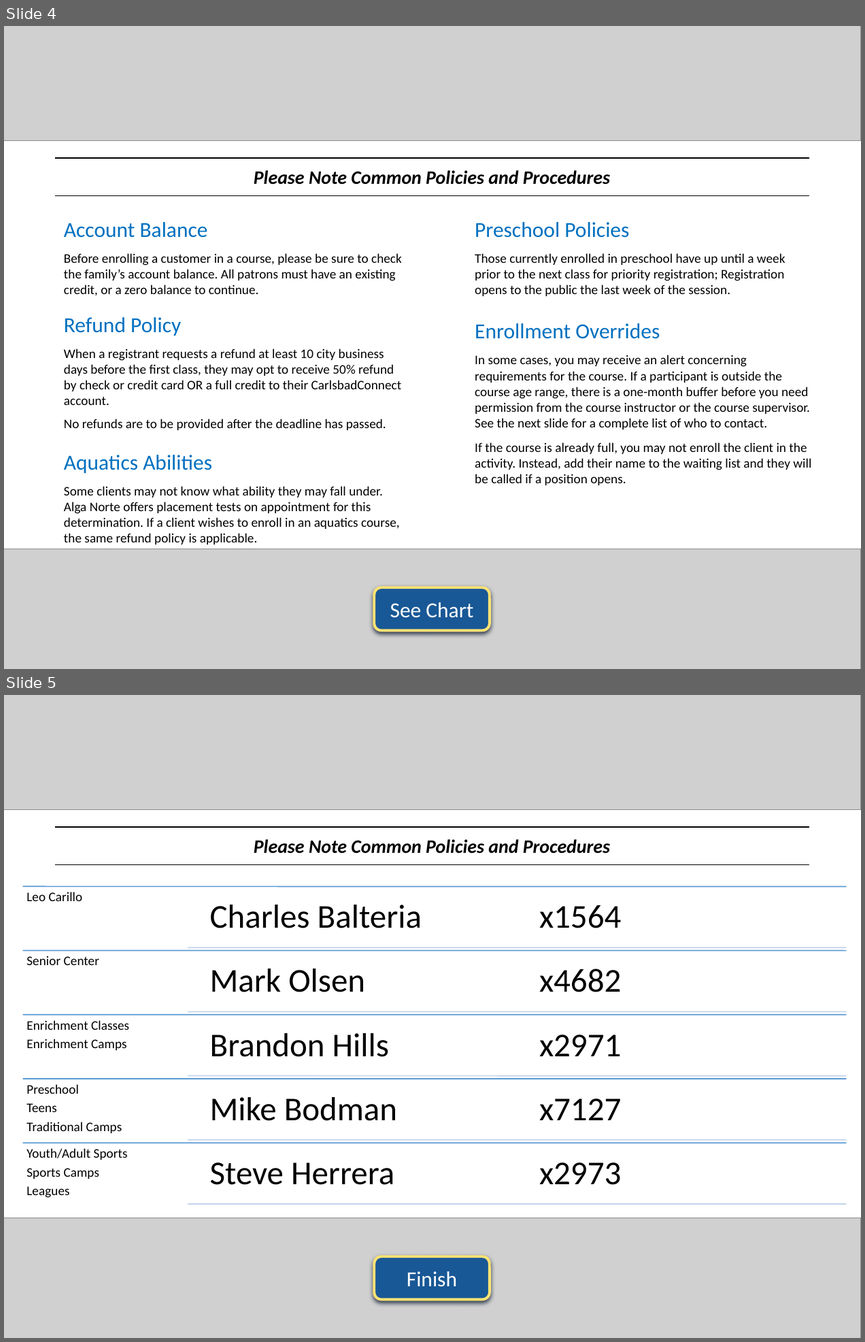
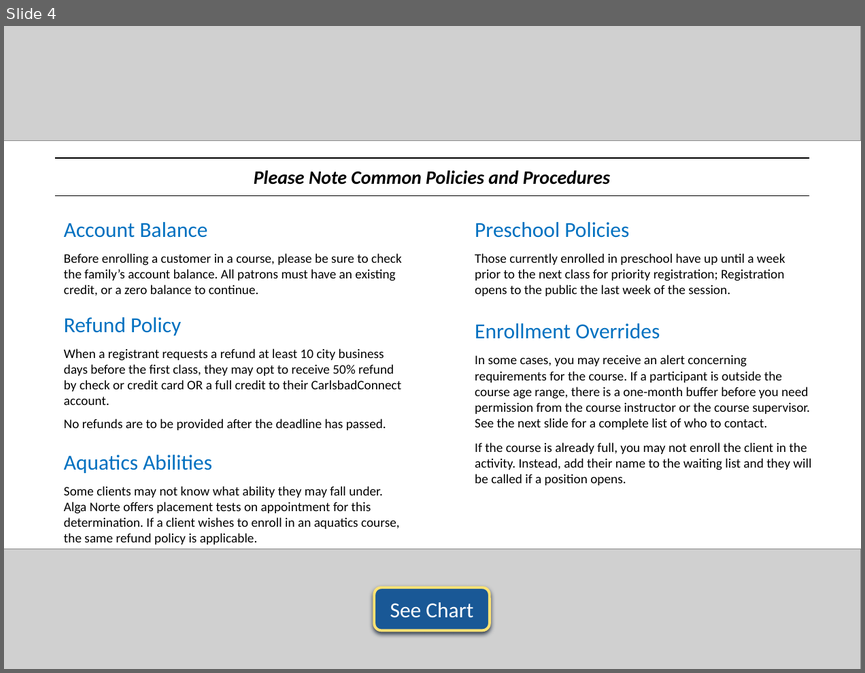
Before and after one commit to jstngoulet/ActiveNet_Trainer, a slide deck: ActiveNet Trainer/Courses/ActiveNet Orientation - Enrollment/Enrollment Policies and Procedures.pptx. Shown one above the other, each under a label of ours: slides 4 and 5 before the commit, slide 4 after it. The pictures are 865x1342 and 865x673 pixels, drawn with LibreOffice and Linux fonts; fonts in the diff are those of the drawing; grey boxes stand for pictures. Boxes give left, top, right and bottom in pixels: in the first picture for what was removed or moved away, otherwise in the second. Text is boxed around its words. In the diff, an @@ line names an element or a change of style, - is before the commit and + after.

```diff
--- a/ActiveNet Trainer/Courses/ActiveNet Orientation - Enrollment/Enrollment Policies and Procedures.pptx
+++ b/ActiveNet Trainer/Courses/ActiveNet Orientation - Enrollment/Enrollment Policies and Procedures.pptx
@@ slide 5 removed at [4,695,861,1338], background #FFFFFF @@
@@ picture removed at [4,695,861,810] @@
@@ rectangle removed at [56,827,808,827] @@
@@ text removed at [254,839,610,853] @@
-Please Note Common Policies and Procedures
@@ rectangle removed at [56,864,808,864] @@
@@ group removed at [23,886,847,1204]: 15 texts, 10 lines @@
-Leo Carillo
-Charles Balteria
-x1564
-Senior Center
-Mark Olsen
-x4682
-Enrichment Classes
-Enrichment Camps
-Brandon Hills
-x2971
-Preschool
-Teens
-Traditional Camps
-Mike Bodman
-x7127
-Youth/Adult Sports
-Sports Camps
-Leagues
-Steve Herrera
-x2973
@@ picture removed at [4,1218,861,1338] @@
@@ rounded rectangle removed at [374,1256,490,1299] @@
-Finish
```
Also in this commit, not shown: 4 other files.
